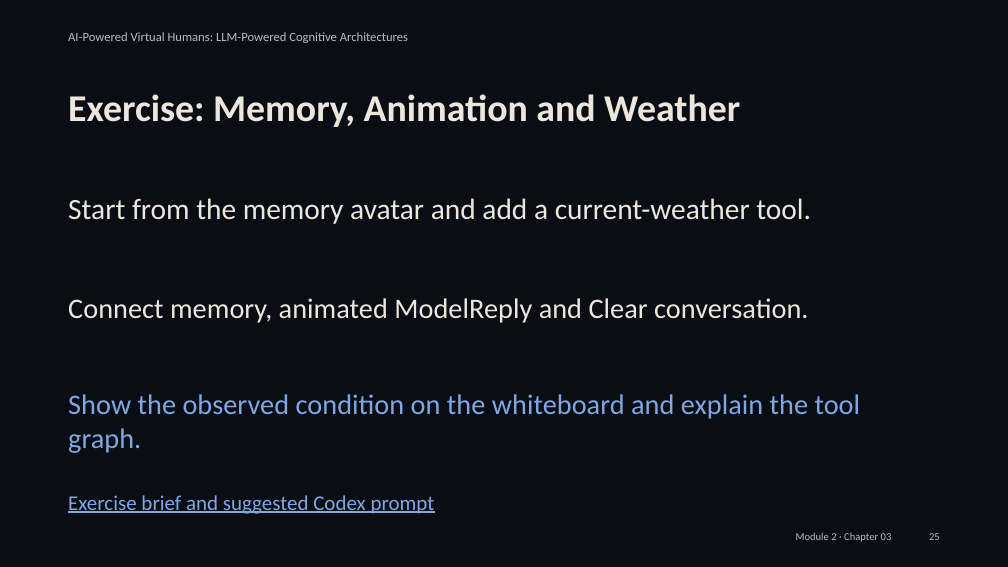
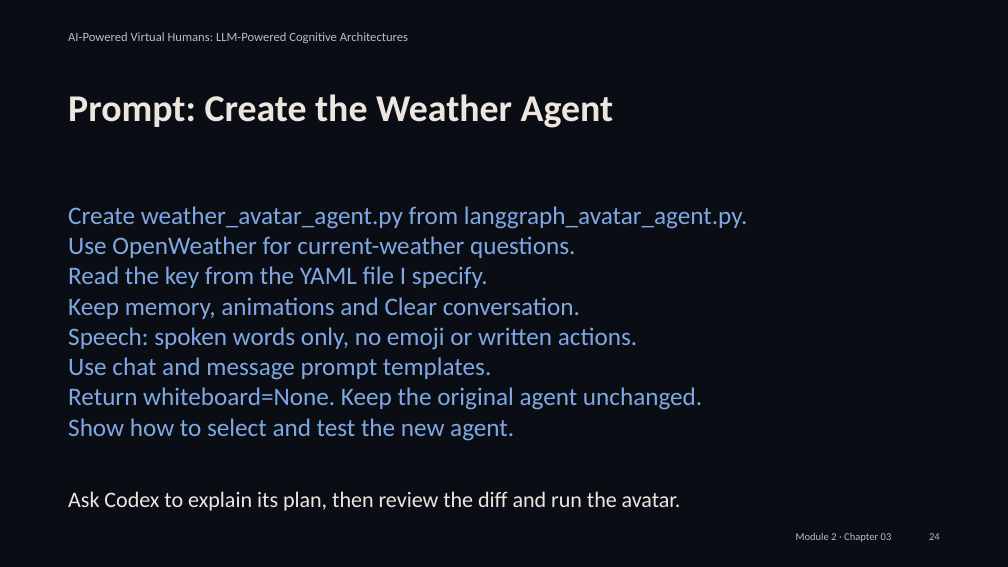
Before and after one commit to alessandropec/virtual-humans-cognitive-architectures, a slide deck: slide 24 of virtual_human_course/Module_2/Chapter_03/Slides/Module_2_Chapter_03_Integration_with_the_Virtual_Human.pptx (slide 25 before the commit). Drawn at 1008x567 pixels with LibreOffice and Linux fonts; fonts in the diff are those of the drawing. Boxes give left, top, right and bottom in pixels: in the first picture for what was removed or moved away, otherwise in the second. Text is boxed around its words. In the diff, an @@ line names an element or a change of style, - is before the commit and + after.

Commit message:
Simplify tool lesson and split coding-agent exercises into game, weather and whiteboard

```diff
--- a/virtual_human_course/Module_2/Chapter_03/Slides/Module_2_Chapter_03_Integration_with_the_Virtual_Human.pptx
+++ b/virtual_human_course/Module_2/Chapter_03/Slides/Module_2_Chapter_03_Integration_with_the_Virtual_Human.pptx
@@ text at [68,94,613,128]: text changed @@
-Exercise: Memory, Animation and Weather
+Prompt: Create the Weather Agent
@@ text removed at [68,198,811,224] @@
-Start from the memory avatar and add a current-weather tool.
@@ text added at [68,206,748,441], 18 pt, text #7FA8E3 @@
+Create weather_avatar_agent.py from langgraph_avatar_agent.py.
+Use OpenWeather for current-weather questions.
+Read the key from the YAML file I specify.
+Keep memory, animations and Clear conversation.
+Speech: spoken words only, no emoji or written actions.
+Use chat and message prompt templates.
+Return whiteboard=None. Keep the original agent unchanged.
+Show how to select and test the new agent.
@@ text removed at [68,298,809,323] @@
-Connect memory, animated ModelReply and Clear conversation.
@@ text removed at [68,394,861,453] @@
-Show the observed condition on the whiteboard and explain the tool graph.
@@ text removed at [68,495,435,514] @@
-Exercise brief and suggested Codex prompt
@@ text added at [68,491,681,511], 15.8 pt, text #ECE6DE @@
+Ask Codex to explain its plan, then review the diff and run the avatar.
@@ text at [929,533,940,540]: text changed @@
-25
+24
```
Also in this commit, not shown: 6 other slides changed, 9 slides added, 8 slides removed, 3 other files.
